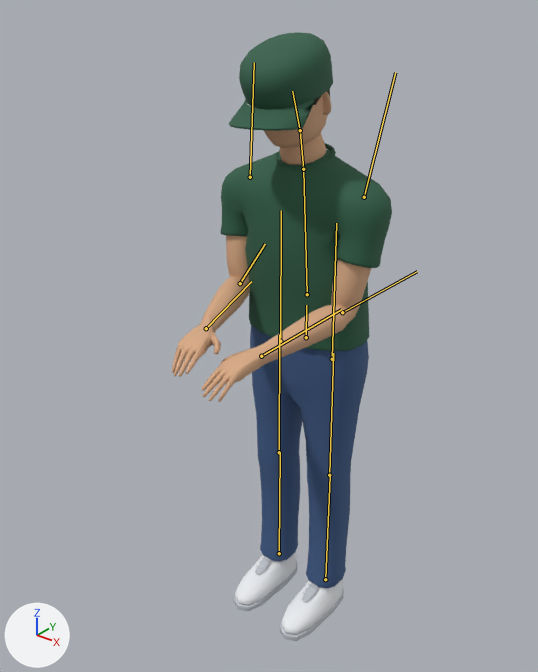
An edit to the glTF model public/assets/models/cafe-staff-lite.glb, drawn before and after from the same camera.
Camera for both pictures: a camera (50 mm lens) standing at (1.094, -1.543, 1.838) and looking at (-0.019, -0.151, 0.975). Lighting does not change. The marker at lower left points along +X, +Y and +Z. The older version comes first. Both versions are drawn at frame 122 of the action 'Work'; the numbers are the values there. The bones that bend it are drawn over the model as lines.

In view in the first picture: 'MannequinBody', 'StaffCap'.
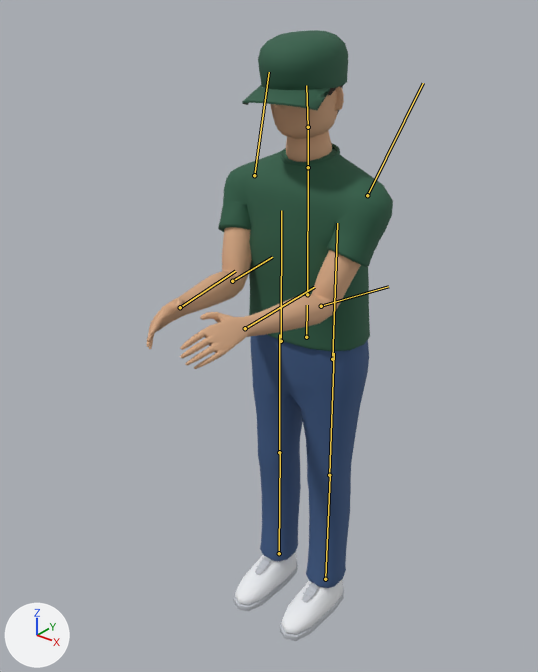
Diff of the bpy script that builds the scene:
```diff
--- a/public/assets/models/cafe-staff-lite.glb.py
+++ b/public/assets/models/cafe-staff-lite.glb.py
@@ bone_spine @@
 bone_spine = bpy.data.objects['CafeMannequin'].pose.bones['Spine']  # child of 'Hips'
-bone_spine.rotation_quaternion = (0.999, 0.033, 0.015, 0.005)  # degrees (4, 2, 1)
+bone_spine.rotation_quaternion = (1.0, 0.01, 0.01, 0.004)  # degrees (1, 1, 0)
@@ bone_neck @@
 bone_neck = bpy.data.objects['CafeMannequin'].pose.bones['Neck']  # child of 'Spine'
-bone_neck.rotation_quaternion = (0.998, 0.057, -0.011, -0.001)  # degrees (7, -1, 0)
+bone_neck.rotation_quaternion = (1.0, 0.009, 0.015, 0.0)  # degrees (1, 2, 0)
@@ bone_head @@
 bone_head = bpy.data.objects['CafeMannequin'].pose.bones['Head']  # child of 'Neck'
-bone_head.rotation_quaternion = (0.997, 0.068, 0.043, 0.003)  # degrees (8, 5, 1)
+bone_head.rotation_quaternion = (0.999, 0.024, 0.039, 0.001)  # degrees (3, 4, 0)
@@ bone_leftarm @@
 bone_leftarm = bpy.data.objects['CafeMannequin'].pose.bones['LeftArm']  # child of 'Spine'
-bone_leftarm.rotation_quaternion = (0.989, -0.141, 0.007, 0.049)  # degrees (-16, 2, 6)
+bone_leftarm.rotation_quaternion = (0.959, -0.266, 0.043, 0.092)  # degrees (-30, 8, 9)
@@ bone_leftforearm @@
 bone_leftforearm = bpy.data.objects['CafeMannequin'].pose.bones['LeftForeArm']  # child of 'LeftArm'
-bone_leftforearm.rotation_quaternion = (0.706, -0.55, 0.433, -0.111)  # degrees (-89, 29, -47)
+bone_leftforearm.rotation_quaternion = (0.798, -0.495, 0.314, -0.14)  # degrees (-70, 21, -35)
@@ bone_lefthand @@
 bone_lefthand = bpy.data.objects['CafeMannequin'].pose.bones['LeftHand']  # child of 'LeftForeArm'
-bone_lefthand.rotation_quaternion = (0.927, 0.083, 0.365, -0.033)  # degrees (10, 43, 0)
+bone_lefthand.rotation_quaternion = (0.995, 0.06, 0.075, -0.004)  # degrees (7, 9, 0)
@@ bone_rightarm @@
 bone_rightarm = bpy.data.objects['CafeMannequin'].pose.bones['RightArm']  # child of 'Spine'
-bone_rightarm.rotation_quaternion = (0.987, -0.153, -0.008, -0.049)  # degrees (-17, -2, -5)
+bone_rightarm.rotation_quaternion = (0.962, -0.254, -0.042, -0.092)  # degrees (-29, -7, -9)
@@ bone_rightforearm @@
 bone_rightforearm = bpy.data.objects['CafeMannequin'].pose.bones['RightForeArm']  # child of 'RightArm'
-bone_rightforearm.rotation_quaternion = (0.722, -0.497, -0.468, 0.114)  # degrees (-85, -34, 50)
+bone_rightforearm.rotation_quaternion = (0.792, -0.506, -0.312, 0.143)  # degrees (-72, -20, 35)
@@ bone_righthand @@
 bone_righthand = bpy.data.objects['CafeMannequin'].pose.bones['RightHand']  # child of 'RightForeArm'
-bone_righthand.rotation_quaternion = (0.921, 0.019, -0.389, 0.008)  # degrees (2, -46, 0)
+bone_righthand.rotation_quaternion = (0.992, 0.101, -0.075, 0.008)  # degrees (12, -9, 0)
```

Where the change shows, as pixel boxes (x1, y1, x2, y2) in the pictures (538 x 672 px):
'MannequinBody', posed (12% wider): before (172, 89, 392, 641); after (146, 85, 393, 641)
'StaffCap', posed (18% shorter): before (229, 32, 333, 131); after (242, 30, 348, 111)
bone 'Spine', root to tip: before (307, 294) to (303, 169); after (307, 294) to (308, 167)
bone 'Neck', root to tip: before (303, 169) to (300, 130); after (308, 167) to (308, 127)
bone 'Head', root to tip: before (300, 130) to (292, 91); after (308, 127) to (306, 85)
bone 'LeftArm', root to tip: before (250, 177) to (254, 62); after (254, 175) to (269, 72)
bone 'LeftForeArm', root to tip: before (240, 283) to (265, 244); after (232, 281) to (272, 257)
bone 'LeftHand', root to tip: before (206, 328) to (251, 281); after (180, 307) to (235, 271)
bone 'RightArm', root to tip: before (364, 197) to (395, 72); after (367, 195) to (423, 83)
bone 'RightForeArm', root to tip: before (342, 312) to (417, 271); after (321, 306) to (388, 286)
bone 'RightHand', root to tip: before (261, 356) to (341, 309); after (245, 328) to (314, 287)
